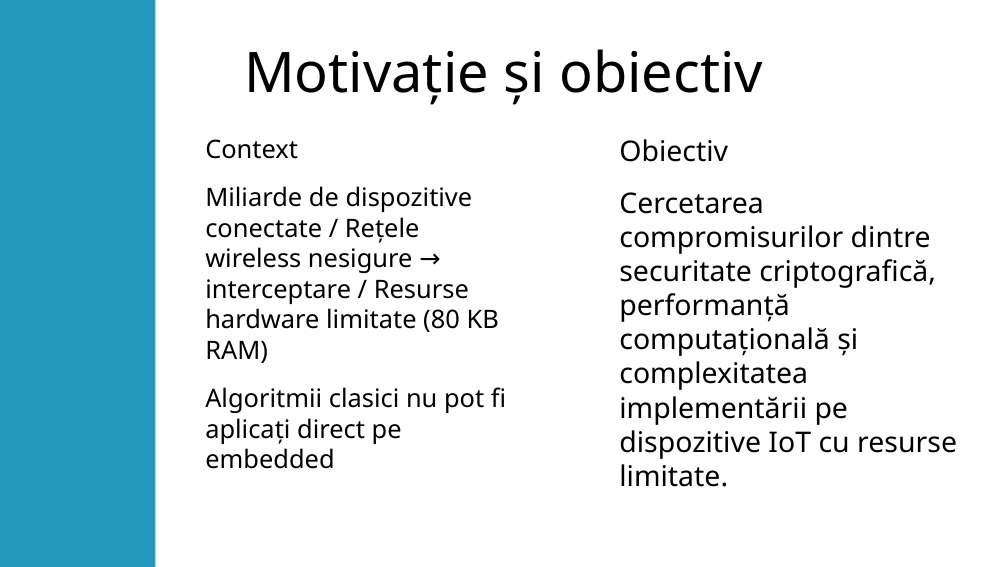
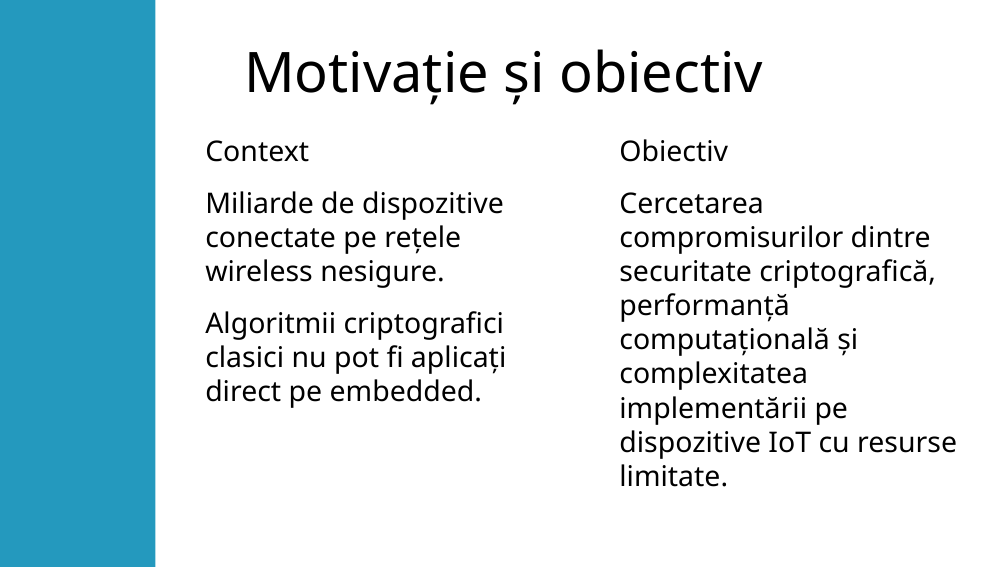
Before and after one commit to DancauRares-Andrei/proiect-Disertatie, a slide deck: slide 3 of Documentatie/Prezentare.odp. Drawn at 1008x567 pixels with LibreOffice and Linux fonts; fonts in the diff are those of the drawing. Boxes give left, top, right and bottom in pixels: in the first picture for what was removed or moved away, otherwise in the second. Text is boxed around its words. In the diff, an @@ line names an element or a change of style, - is before the commit and + after.

```diff
--- a/Documentatie/Prezentare.odp
+++ b/Documentatie/Prezentare.odp
@@ text at bbox=[205, 140, 309, 162]: size 20 to 22.4 pt in "Context" @@
@@ text at bbox=[205, 191, 506, 408]: text changed; size 20 to 22.4 pt @@
-Miliarde de dispozitive conectate / Rețele wireless nesigure → interceptare / Resurse hardware limitate (80 KB RAM)
-Algoritmii clasici nu pot fi aplicați direct pe embedded
+Miliarde de dispozitive conectate pe rețele wireless nesigure.
+Algoritmii criptografici clasici nu pot fi aplicați direct pe embedded.
```
Also in this commit, not shown: 1 other slide changed, 1 slide added, 1 slide removed.
